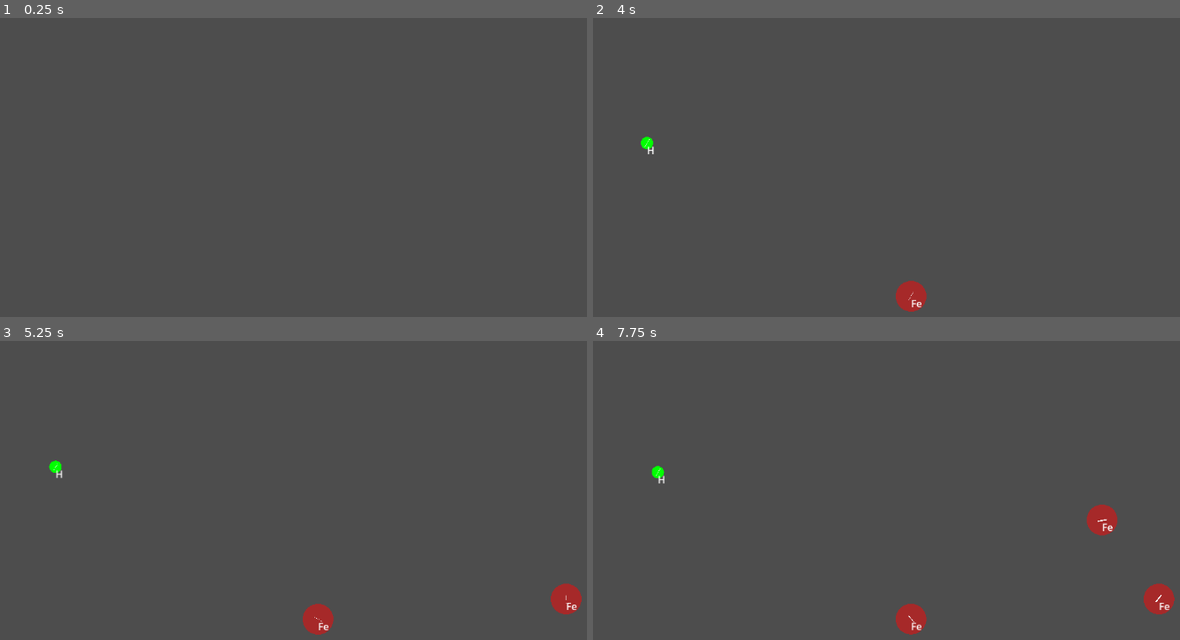
Above: before the commit, frames 1-4 (two rows, left to right).
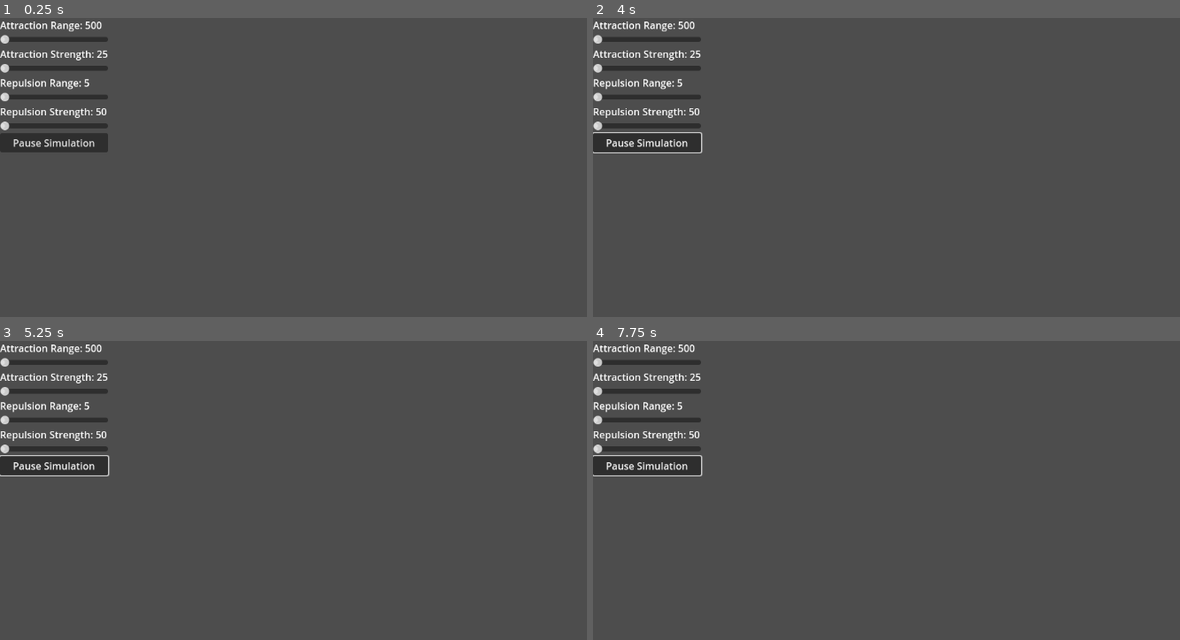
Above: after the commit, the same moments.

Repository: ddsdAlp/tubitak_simulation
Game: Godot game, scene res://Scenes/main.tscn
Two runs of this game, one before a commit and one after it. Both use one fixed random seed, a clock stepped at 60 frames per second and the inputs below. Before the commit the project starts from res://main.tscn.
Inputs (mouse positions are in pixels of both pictures, inside the frame that each line leads up to):
- Up to frame 1 (0.25 s): no input
- Up to frame 2 (4 s): click (645, 143) at 0.5 s, where only the run after the commit has a clickable "Pause Simulation"; move the mouse to (1103, 197) at 1.27 s; tap 1 (1) at 1.35 s; tap 2 (2) at 1.55, 2.1 s; move the mouse to (804, 236) at 2.02 s; tap 3 (3) at 2.3, 2.85 s; move the mouse to (1015, 128) at 2.77 s; tap 4 (4) at 3.05, 3.6 s; move the mouse to (909, 296) at 3.52 s; click (909, 296) at 3.8 s
- Up to frame 3 (5.25 s): move the mouse to (563, 598) at 4.27 s; click (563, 598) at 4.35 s; tap 1 (1) at 4.55, 5.1 s; move the mouse to (140, 478) at 5.02 s
- Up to frame 4 (7.75 s): tap 2 (2) at 5.3, 5.85 s; move the mouse to (980, 538) at 5.77 s; tap 3 (3) at 6.05, 6.6 s; move the mouse to (839, 439) at 6.52 s; tap 4 (4) at 6.8, 7.35 s; move the mouse to (1103, 520) at 7.27 s; click (1103, 520) at 7.55 s

The runs differ from the first frame. In frame 1, 3.2% of the frame differs, in the area x 0-19%, y 1-45%; in frame 2, 3.7%; in frame 3, 4.1%; in frame 4, 4.6%, in the area x 0-100%, y 1-99%.

Commit message:
v0.1 - Added UI elements
-Added 4 Sliders to change the value of simulation variables
-Added a pause simulation button

Diff:
--- a/atom.tscn
+++ b/Scenes/atom.tscn
@@ -1,11 +1,11 @@
 [gd_scene load_steps=3 format=3 uid="uid://hc267ptt37mr"]
 
-[ext_resource type="Script" path="res://atom.gd" id="1_v3ara"]
+[ext_resource type="Script" path="res://Scripts/atom.gd" id="1_1pps6"]
 
 [sub_resource type="CircleShape2D" id="CircleShape2D_m56b5"]
 
 [node name="Atom" type="RigidBody2D"]
-script = ExtResource("1_v3ara")
+script = ExtResource("1_1pps6")
 
 [node name="CollisionShape2D" type="CollisionShape2D" parent="."]
 shape = SubResource("CircleShape2D_m56b5")
--- /dev/null
+++ b/Scenes/main.tscn
@@ -0,0 +1,69 @@
+[gd_scene load_steps=2 format=3 uid="uid://dkh0v46p2csnf"]
+
+[ext_resource type="Script" path="res://Scripts/main.gd" id="1_nxi8t"]
+
+[node name="main" type="Node2D"]
+script = ExtResource("1_nxi8t")
+
+[node name="user_interface" type="Control" parent="."]
+process_mode = 3
+layout_mode = 3
+anchors_preset = 0
+offset_right = 40.0
+offset_bottom = 40.0
+
+[node name="VBoxContainer" type="VBoxContainer" parent="user_interface"]
+layout_mode = 0
+offset_right = 40.0
+offset_bottom = 40.0
+
+[node name="VBoxContainer" type="VBoxContainer" parent="user_interface/VBoxContainer"]
+layout_mode = 2
+
+[node name="attraction_range_label" type="Label" parent="user_interface/VBoxContainer/VBoxContainer"]
+layout_mode = 2
+text = "Attraction Range:"
+
+[node name="attraction_range" type="HSlider" parent="user_interface/VBoxContainer/VBoxContainer"]
+layout_mode = 2
+
+[node name="VBoxContainer2" type="VBoxContainer" parent="user_interface/VBoxContainer"]
+layout_mode = 2
+
+[node name="attraction_strength_label" type="Label" parent="user_interface/VBoxContainer/VBoxContainer2"]
+layout_mode = 2
+text = "Attraction Strength:"
+
+[node name="attraction_strength" type="HSlider" parent="user_interface/VBoxContainer/VBoxContainer2"]
+layout_mode = 2
+
+[node name="VBoxContainer3" type="VBoxContainer" parent="user_interface/VBoxContainer"]
+layout_mode = 2
+
+[node name="repulsion_range_label" type="Label" parent="user_interface/VBoxContainer/VBoxContainer3"]
+layout_mode = 2
+text = "Repulsion Range:"
+
+[node name="repulsion_range" type="HSlider" parent="user_interface/VBoxContainer/VBoxContainer3"]
+layout_mode = 2
+
+[node name="VBoxContainer4" type="VBoxContainer" parent="user_interface/VBoxContainer"]
+layout_mode = 2
+
+[node name="repulsion_strength_label" type="Label" parent="user_interface/VBoxContainer/VBoxContainer4"]
+layout_mode = 2
+text = "Repulsion Strength:
+"
+
+[node name="repulsion_strength" type="HSlider" parent="user_interface/VBoxContainer/VBoxContainer4"]
+layout_mode = 2
+
+[node name="pause_button" type="Button" parent="user_interface/VBoxContainer"]
+layout_mode = 2
+text = "Pause Simulation"
+
+[connection signal="value_changed" from="user_interface/VBoxContainer/VBoxContainer/attraction_range" to="." method="_on_attraction_range_value_changed"]
+[connection signal="value_changed" from="user_interface/VBoxContainer/VBoxContainer2/attraction_strength" to="." method="_on_attraction_strength_value_changed"]
+[connection signal="value_changed" from="user_interface/VBoxContainer/VBoxContainer3/repulsion_range" to="." method="_on_repulsion_range_value_changed"]
+[connection signal="value_changed" from="user_interface/VBoxContainer/VBoxContainer4/repulsion_strength" to="." method="_on_repulsion_strength_value_changed"]
+[connection signal="pressed" from="user_interface/VBoxContainer/pause_button" to="." method="_on_pause_button_pressed"]
--- a/main.gd
+++ b/Scripts/main.gd
@@ -2,15 +2,17 @@
 
 var atoms = []
 var simulation_speed: float = 1.0
+var simulation_state = true
 
 # Preload the atom scene once
-const ATOM_SCENE = preload("res://atom.tscn")
+const ATOM_SCENE = preload("res://Scenes/atom.tscn")
 
 func _ready():
 	# start the simulation
 	set_process(true)
 
 func _process(delta):
+	handle_labels()
 	if atoms.size() > 0:
 		simulate()
 
@@ -67,9 +69,39 @@
 		atom_type = "Fe"
 
 
-	if Input.is_action_just_pressed("left click"):
+	if Input.is_action_just_pressed("space"):
 		var new_atom = ATOM_SCENE.instantiate()
 		new_atom.update_atom(atom_type)
 		new_atom.position = get_global_mouse_position()
 		add_child(new_atom)
 		atoms.append(new_atom)
+
+
+
+# handle signals
+func _on_attraction_range_value_changed(value):
+	attraction_threshold = value
+
+func _on_attraction_strength_value_changed(value):
+	attraction_strength = value
+
+func _on_repulsion_range_value_changed(value):
+	repulsion_threshold = value
+
+func _on_repulsion_strength_value_changed(value):
+	repulsion_strength = value
+
+func _on_pause_button_pressed():
+	get_tree().paused = !get_tree().paused
+
+# handle labels
+@onready var attraction_range_label = $user_interface/VBoxContainer/VBoxContainer/attraction_range_label
+@onready var attraction_strength_label = $user_interface/VBoxContainer/VBoxContainer2/attraction_strength_label
+@onready var repulsion_range_label = $user_interface/VBoxContainer/VBoxContainer3/repulsion_range_label
+@onready var repulsion_strength_label = $user_interface/VBoxContainer/VBoxContainer4/repulsion_strength_label
+
+func handle_labels():
+	attraction_range_label.text = "Attraction Range: " + str(attraction_threshold)
+	attraction_strength_label.text = "Attraction Strength: " + str(attraction_strength)
+	repulsion_range_label.text = "Repulsion Range: " + str(repulsion_threshold)
+	repulsion_strength_label.text = "Repulsion Strength: " + str(repulsion_strength)
--- a/main.tscn
+++ /dev/null
@@ -1,6 +0,0 @@
-[gd_scene load_steps=2 format=3 uid="uid://dkh0v46p2csnf"]
-
-[ext_resource type="Script" path="res://main.gd" id="1_2ftfe"]
-
-[node name="main" type="Node2D"]
-script = ExtResource("1_2ftfe")
--- a/project.godot
+++ b/project.godot
@@ -11,7 +11,7 @@
 [application]
 
 config/name="tubitak"
-run/main_scene="res://main.tscn"
+run/main_scene="res://Scenes/main.tscn"
 config/features=PackedStringArray("4.2", "Mobile")
 run/max_fps=30
 run/low_processor_mode=true
@@ -45,6 +45,11 @@
 "events": [Object(InputEventKey,"resource_local_to_scene":false,"resource_name":"","device":-1,"window_id":0,"alt_pressed":false,"shift_pressed":false,"ctrl_pressed":false,"meta_pressed":false,"pressed":false,"keycode":0,"physical_keycode":52,"key_label":0,"unicode":52,"echo":false,"script":null)
 ]
 }
+space={
+"deadzone": 0.5,
+"events": [Object(InputEventKey,"resource_local_to_scene":false,"resource_name":"","device":-1,"window_id":0,"alt_pressed":false,"shift_pressed":false,"ctrl_pressed":false,"meta_pressed":false,"pressed":false,"keycode":0,"physical_keycode":32,"key_label":0,"unicode":32,"echo":false,"script":null)
+]
+}
 
 [physics]
 
Renamed: ATOM_CLASS.gd -> Scripts/ATOM_CLASS.gd
Renamed: atom.gd -> Scripts/atom.gd
